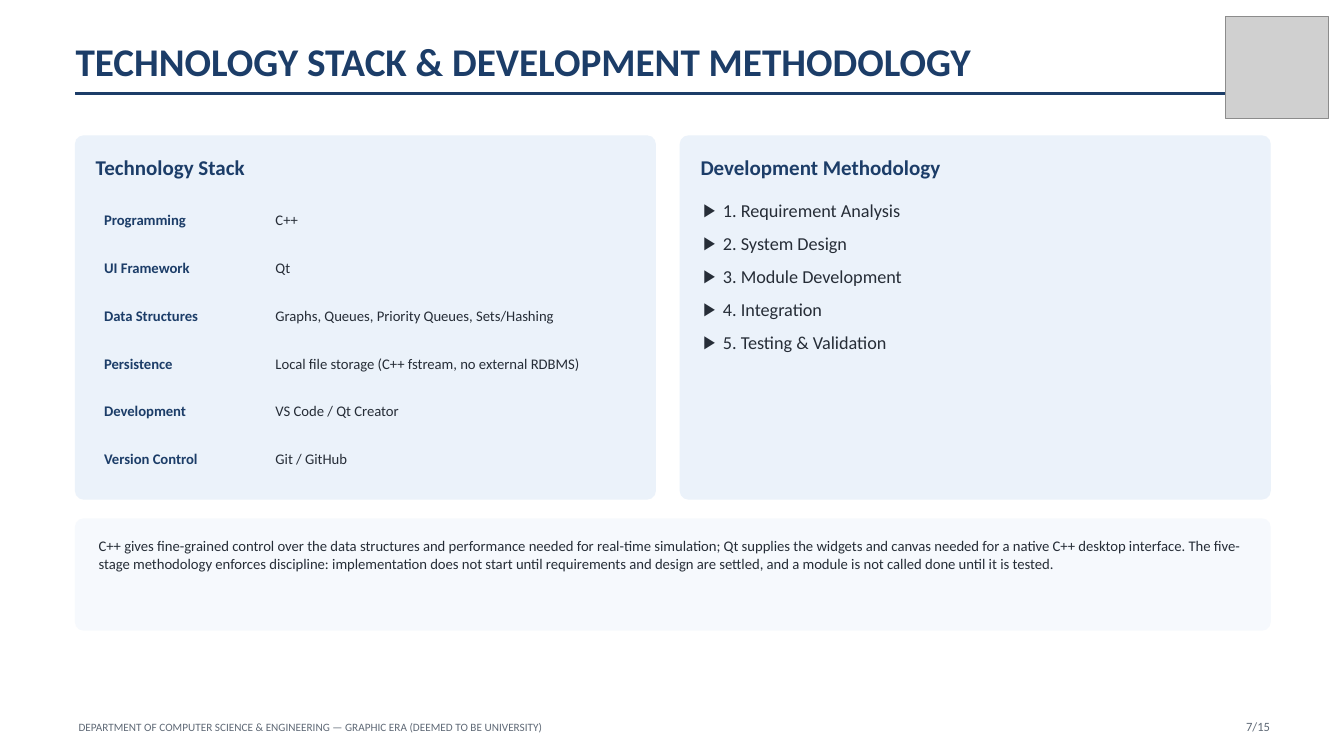
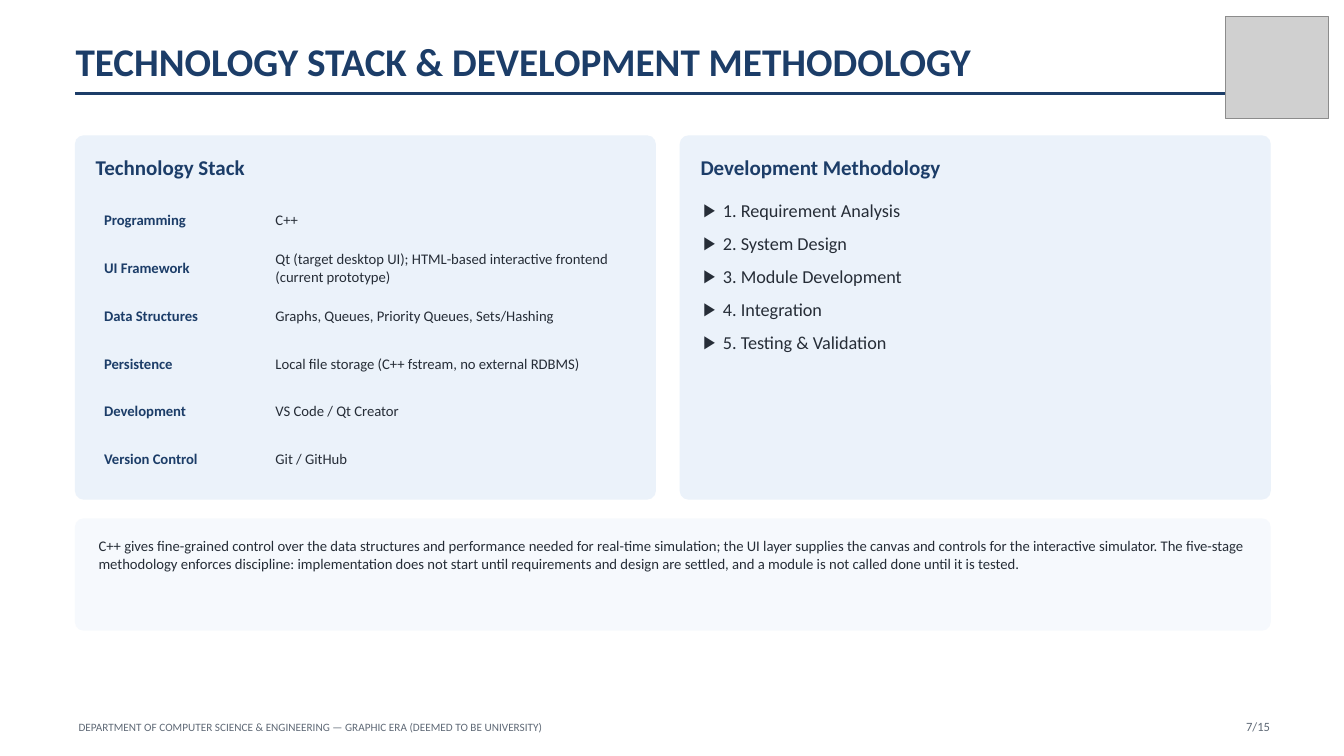
Before and after one commit to ayushirautela123/Simulator-for-Path-Planning-of-Multi-Agent, a slide deck: slide 7 of TeamAFK_PhaseII_Evaluation.pptx. Drawn at 1344x756 pixels with LibreOffice and Linux fonts; fonts in the diff are those of the drawing; grey boxes stand for pictures. Boxes give left, top, right and bottom in pixels: in the first picture for what was removed or moved away, otherwise in the second. Text is boxed around its words. In the diff, an @@ line names an element or a change of style, - is before the commit and + after.

```diff
--- a/TeamAFK_PhaseII_Evaluation.pptx
+++ b/TeamAFK_PhaseII_Evaluation.pptx
@@ table at (96,197,635,484) @@
-row 2, column 2: Qt
+row 2, column 2: Qt (target desktop UI); HTML-based interactive frontend (current prototype)
@@ text at (99,540,1243,572): text changed @@
-C++ gives fine-grained control over the data structures and performance needed for real-time simulation; Qt supplies the widgets and canvas needed for a native C++ desktop interface. The five-stage methodology enforces discipline: implementation does not start until requirements and design are settled, and a module is not called done until it is tested.
+C++ gives fine-grained control over the data structures and performance needed for real-time simulation; the UI layer supplies the canvas and controls for the interactive simulator. The five-stage methodology enforces discipline: implementation does not start until requirements and design are settled, and a module is not called done until it is tested.
```
Also in this commit, not shown: 12 other slides changed.
